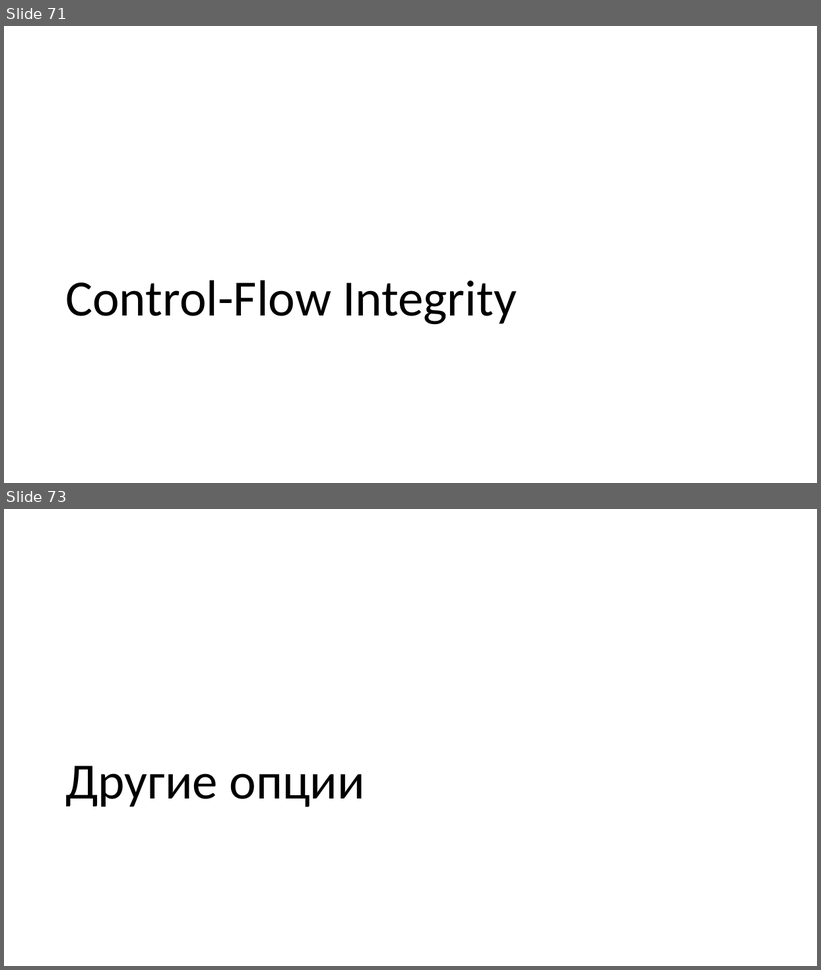
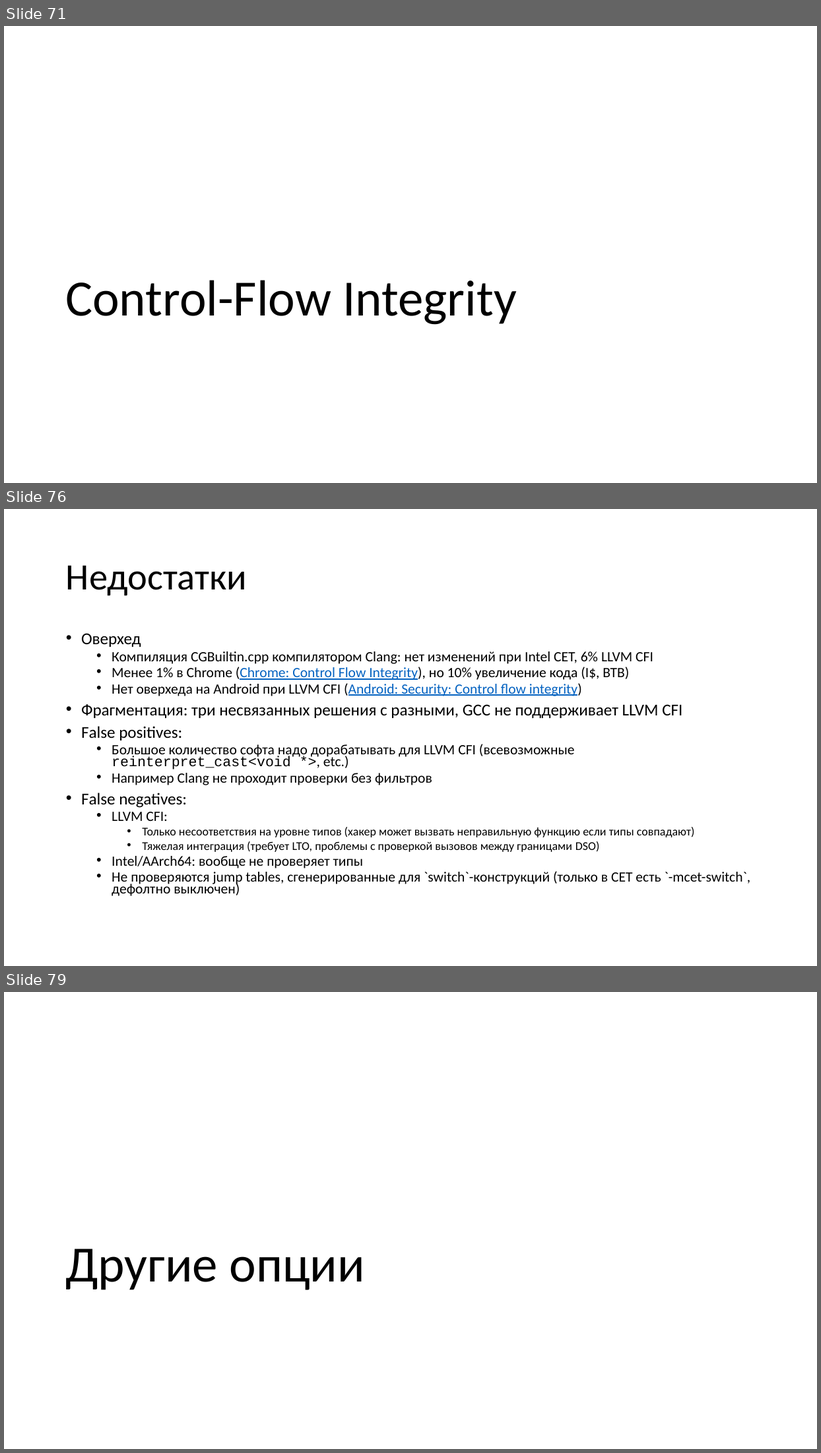
Before and after one commit to yugr/slides, a slide deck: CppZeroCost/2025/RU.pptx. Shown one above the other, each under a label of ours: slides 71 and 73 before the commit, slides 71, 76 and 79 after it; the slides between them are not shown. The pictures are 821x970 and 821x1453 pixels, drawn with LibreOffice and Linux fonts; fonts in the diff are those of the drawing. Boxes give left, top, right and bottom in pixels: in the first picture for what was removed or moved away, otherwise in the second. Text is boxed around its words. In the diff, an @@ line names an element or a change of style, - is before the commit and + after.

Commit message:
Added CFI slides.

```diff
--- a/CppZeroCost/2025/RU.pptx
+++ b/CppZeroCost/2025/RU.pptx
@@ slide 76 added at bbox=[4, 509, 817, 966], background #FFFFFF @@
@@ title added at bbox=[66, 565, 247, 596], 44 pt, text #000000 @@
+Недостатки
@@ text added at bbox=[81, 633, 751, 896], 16.8 pt, text #000000 @@
+• Оверхед
+  • Компиляция CGBuiltin.cpp компилятором Clang: нет изменений при Intel CET, 6% LLVM CFI
+  • Менее 1% в Chrome (Chrome: Control Flow Integrity), но 10% увеличение кода (I$, BTB)
+  • Нет оверхеда на Android при LLVM CFI (Android: Security: Control flow integrity)
+• Фрагментация: три несвязанных решения с разными, GCC не поддерживает LLVM CFI
+• False positives:
+  • Большое количество софта надо дорабатывать для LLVM CFI (всевозможные reinterpret_cast<void *>, etc.)
+  • Например Clang не проходит проверки без фильтров
+• False negatives:
+  • LLVM CFI:
+    • Только несоответствия на уровне типов (хакер может вызвать неправильную функцию если типы совпадают)
+    • Тяжелая интеграция (требует LTO, проблемы с проверкой вызовов между границами DSO)
+  • Intel/AArch64: вообще не проверяет типы
+  • Не проверяются jump tables, сгенерированные для `switch`-конструкций (только в CET есть `-mcet-switch`, дефолтно выключен)
@@ what was slide 73 is now slide 79 @@
```
Also in this commit, not shown: 6 other slides added, 1 slide removed, 1 other file.
